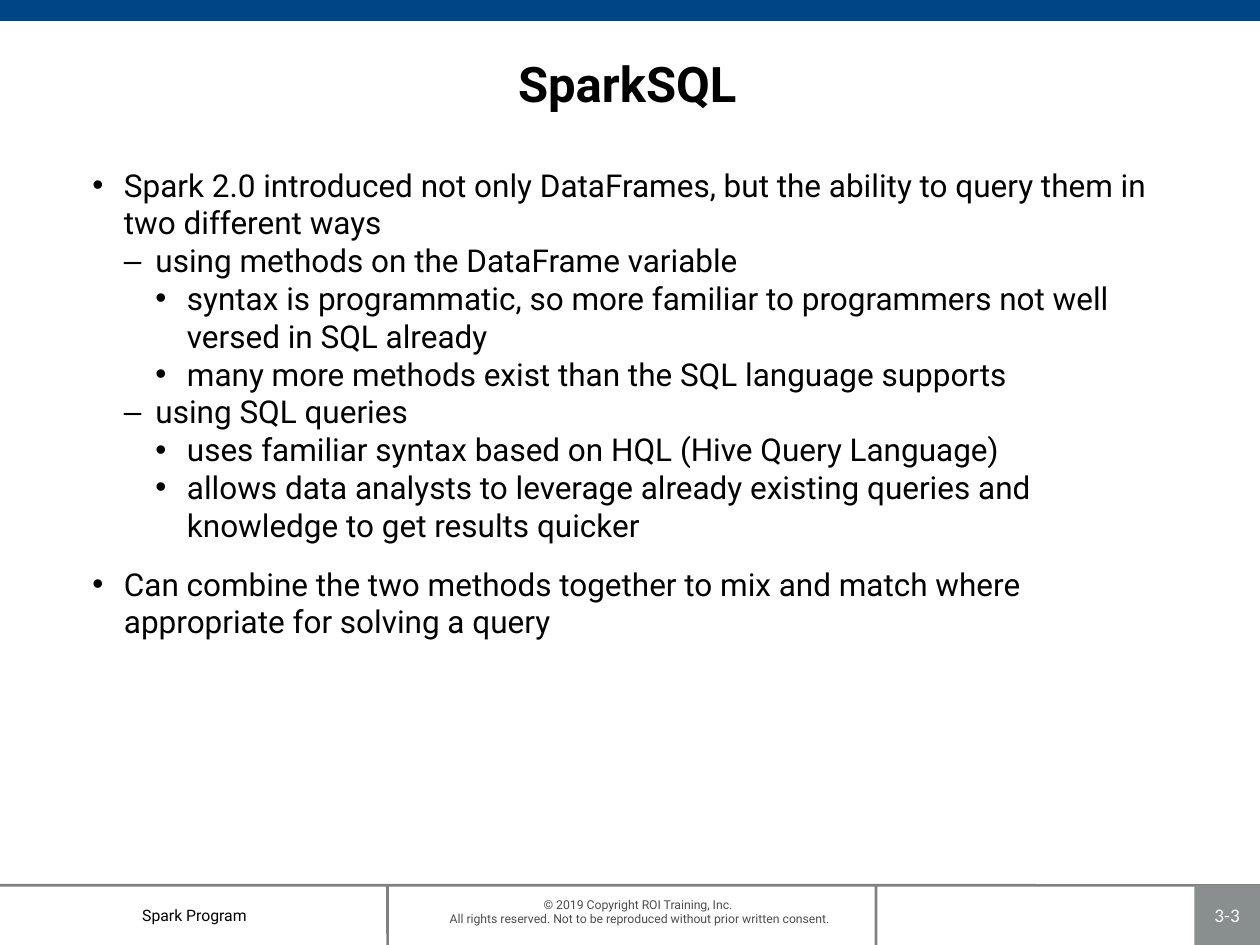
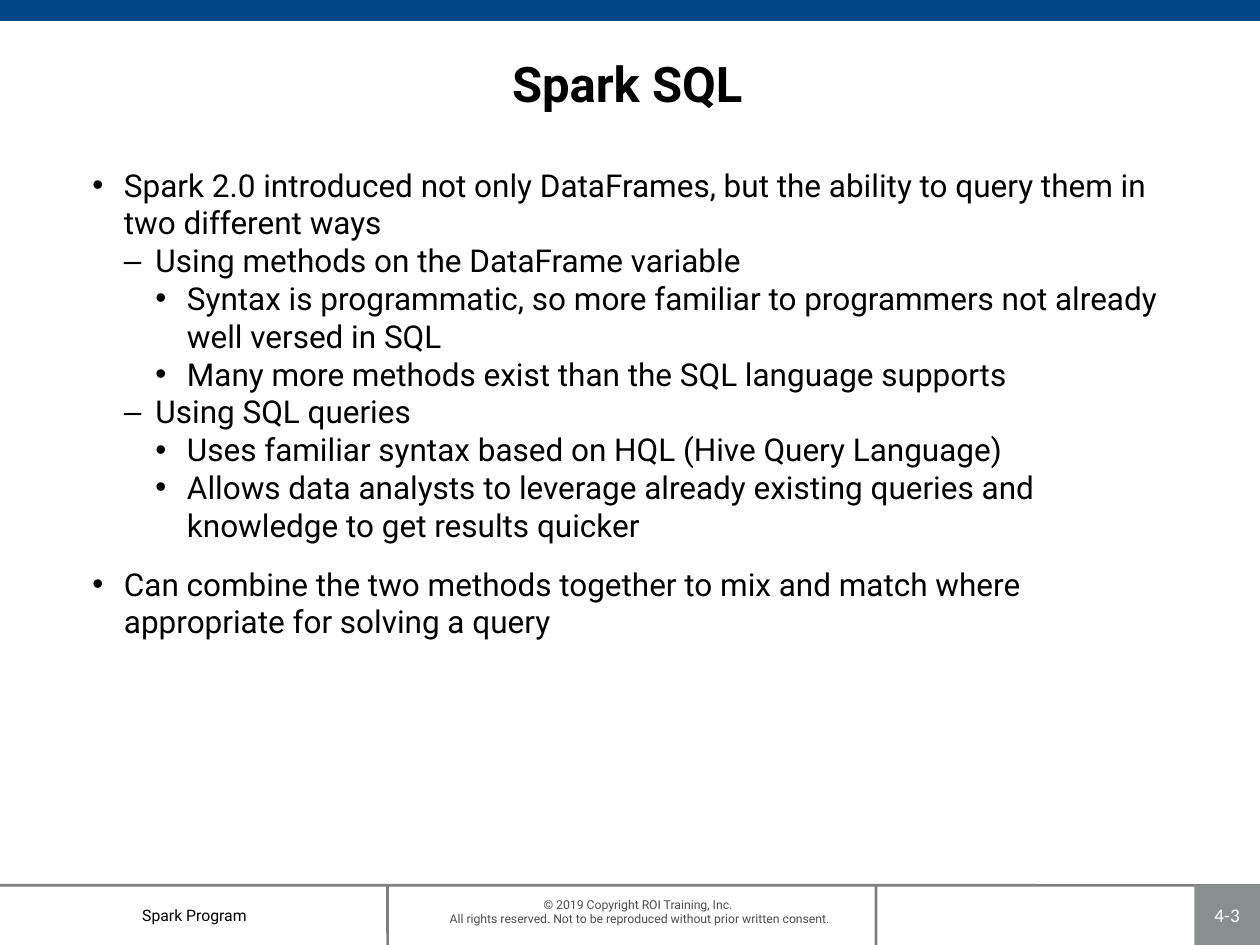
Before and after one commit to roitraining/SparkProgram, a slide deck: slide 3 of Day3/Ch04_SparkSQL.pptx. Drawn at 1260x945 pixels with LibreOffice and Linux fonts; fonts in the diff are those of the drawing; background and template pictures are left out. Boxes give left, top, right and bottom in pixels: in the first picture for what was removed or moved away, otherwise in the second. Text is boxed around its words. In the diff, an @@ line names an element or a change of style, - is before the commit and + after.

```diff
--- a/Day3/Ch04_SparkSQL.pptx
+++ b/Day3/Ch04_SparkSQL.pptx
@@ title at box(512, 65, 742, 112): spaces changed @@
-SparkSQL
+Spark SQL
@@ text at box(155, 248, 1157, 544): text changed @@
-  – using methods on the DataFrame variable
-    • syntax is programmatic, so more familiar to programmers not well versed in SQL already
-    • many more methods exist than the SQL language supports
-  – using SQL queries
-    • uses familiar syntax based on HQL (Hive Query Language)
-    • allows data analysts to leverage already existing queries and knowledge to get results quicker
+  – Using methods on the DataFrame variable
+    • Syntax is programmatic, so more familiar to programmers not already well versed in SQL
+    • Many more methods exist than the SQL language supports
+  – Using SQL queries
+    • Uses familiar syntax based on HQL (Hive Query Language)
+    • Allows data analysts to leverage already existing queries and knowledge to get results quicker
@@ page number at box(1214, 909, 1239, 922): text changed @@
-3-3
+4-3
```
Also in this commit, not shown: 17 other slides changed, 1 other file.
